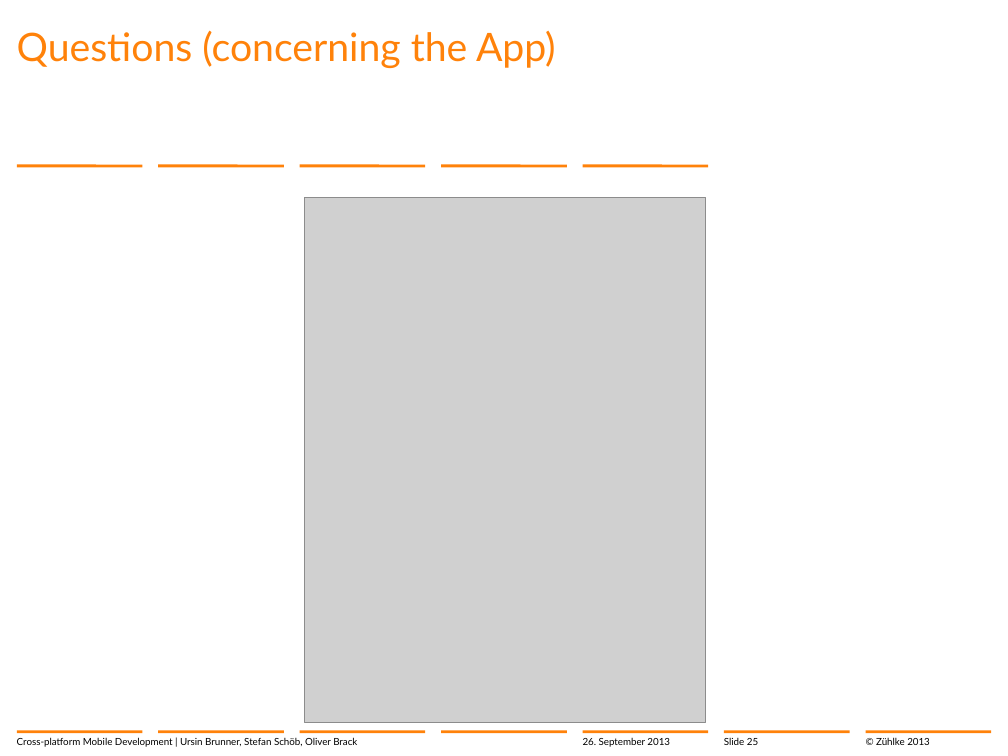
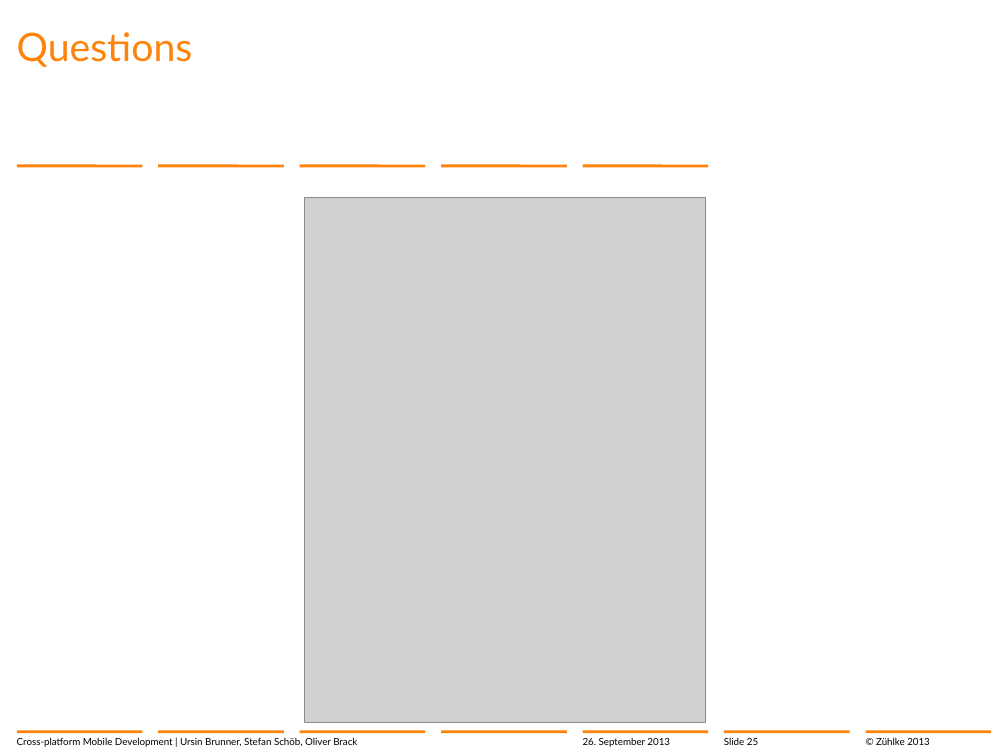
Before and after one commit to brunnurs/zxm, a slide deck: slide 25 of docs/13-09-26 Cross-platform mobile development with C#.pptx. Drawn at 1008x756 pixels with LibreOffice and Linux fonts; fonts in the diff are those of the drawing; grey boxes stand for pictures; background and template pictures are left out. Boxes give left, top, right and bottom in pixels: in the first picture for what was removed or moved away, otherwise in the second. Text is boxed around its words. In the diff, an @@ line names an element or a change of style, - is before the commit and + after.

```diff
--- a/docs/13-09-26 Cross-platform mobile development with C#.pptx
+++ b/docs/13-09-26 Cross-platform mobile development with C#.pptx
@@ title at bbox=[17, 32, 193, 67]: text changed @@
-Questions (concerning the App)
+Questions
```
Also in this commit, not shown: 6 other slides changed.
